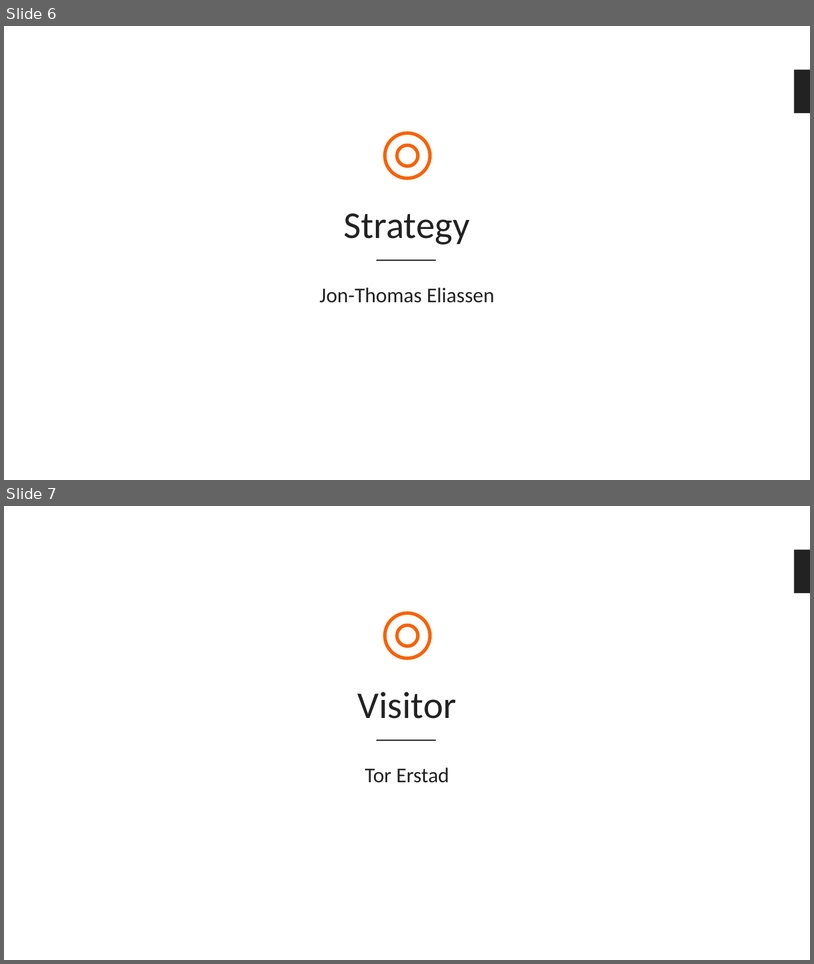
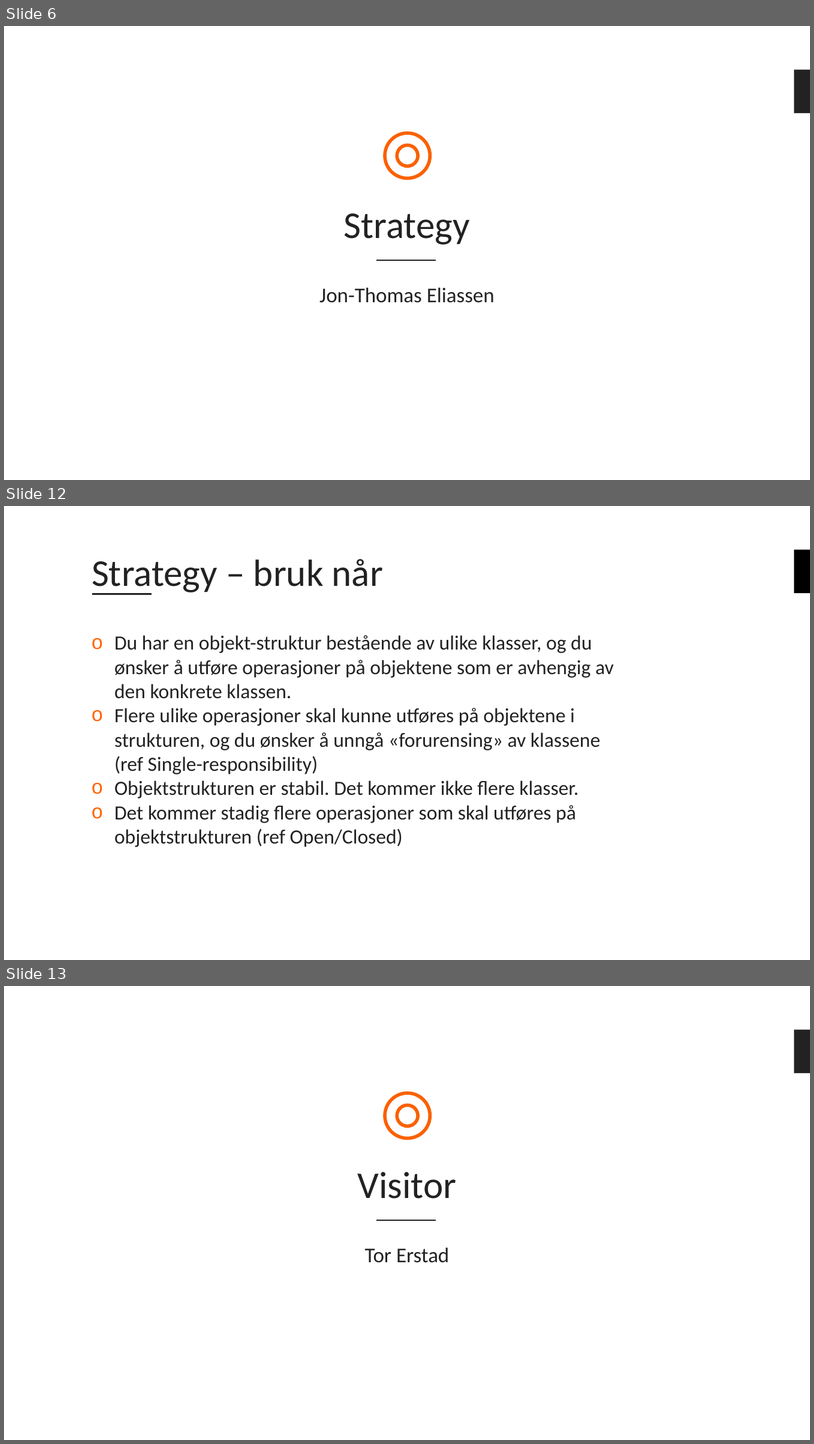
Before and after one commit to bouvet/VisitorAndStrategyPattern, a slide deck: Presentasjon.pptx. Shown one above the other, each under a label of ours: slides 6 and 7 before the commit, slides 6, 12 and 13 after it; the slides between them are not shown. The pictures are 814x964 and 814x1444 pixels, drawn with LibreOffice and Linux fonts; fonts in the diff are those of the drawing; background and template pictures are left out. Boxes give left, top, right and bottom in pixels: in the first picture for what was removed or moved away, otherwise in the second. Text is boxed around its words. In the diff, an @@ line names an element or a change of style, - is before the commit and + after.

```diff
--- a/Presentasjon.pptx
+++ b/Presentasjon.pptx
@@ slide 12 added at <box>4,506,810,960</box>, background #FFFFFF @@
@@ title added at <box>92,559,383,595</box>, 45 pt, text #222222 @@
+Strategy – bruk når
@@ rectangle added at <box>795,550,810,593</box>, fill #000000 @@
@@ line added from (92, 594) to (152, 594), #222222 2 pt @@
@@ text added at <box>114,635,614,847</box>, 24 pt, text #222222 @@
+o Du har en objekt-struktur bestående av ulike klasser, og du ønsker å utføre operasjoner på objektene som er avhengig av den konkrete klassen.
+o Flere ulike operasjoner skal kunne utføres på objektene i strukturen, og du ønsker å unngå «forurensing» av klassene (ref Single-responsibility)
+o Objektstrukturen er stabil. Det kommer ikke flere klasser.
+o Det kommer stadig flere operasjoner som skal utføres på objektstrukturen (ref Open/Closed)
@@ what was slide 7 is now slide 13 @@
```
Also in this commit, not shown: 5 other slides added.
